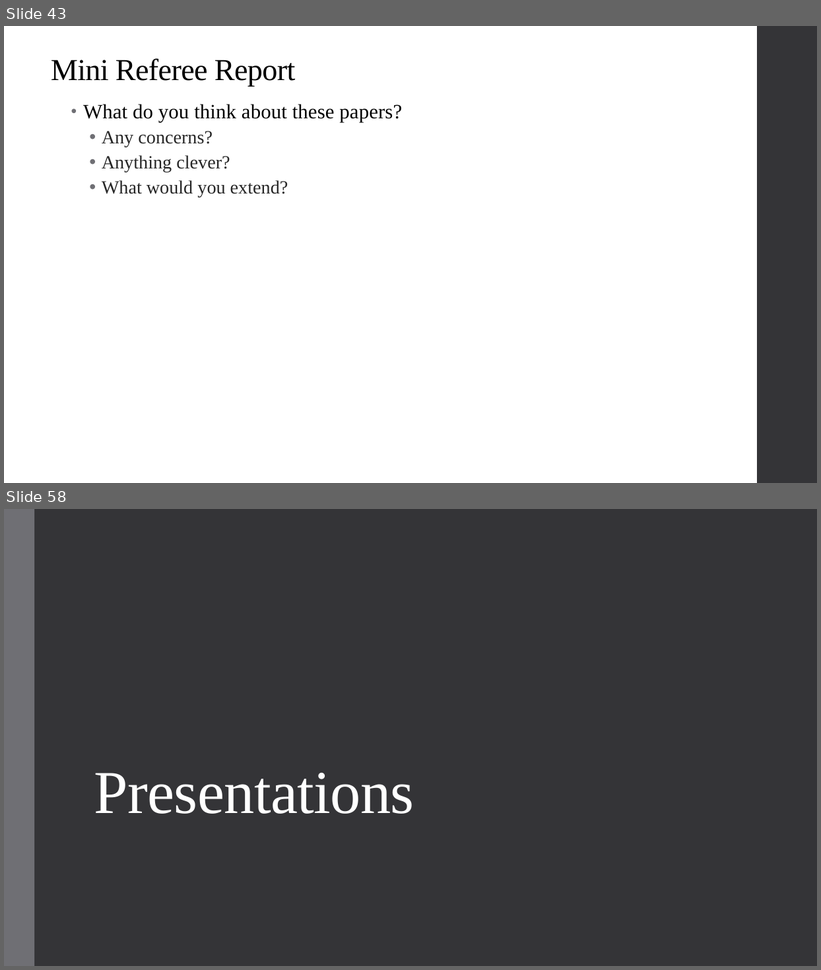
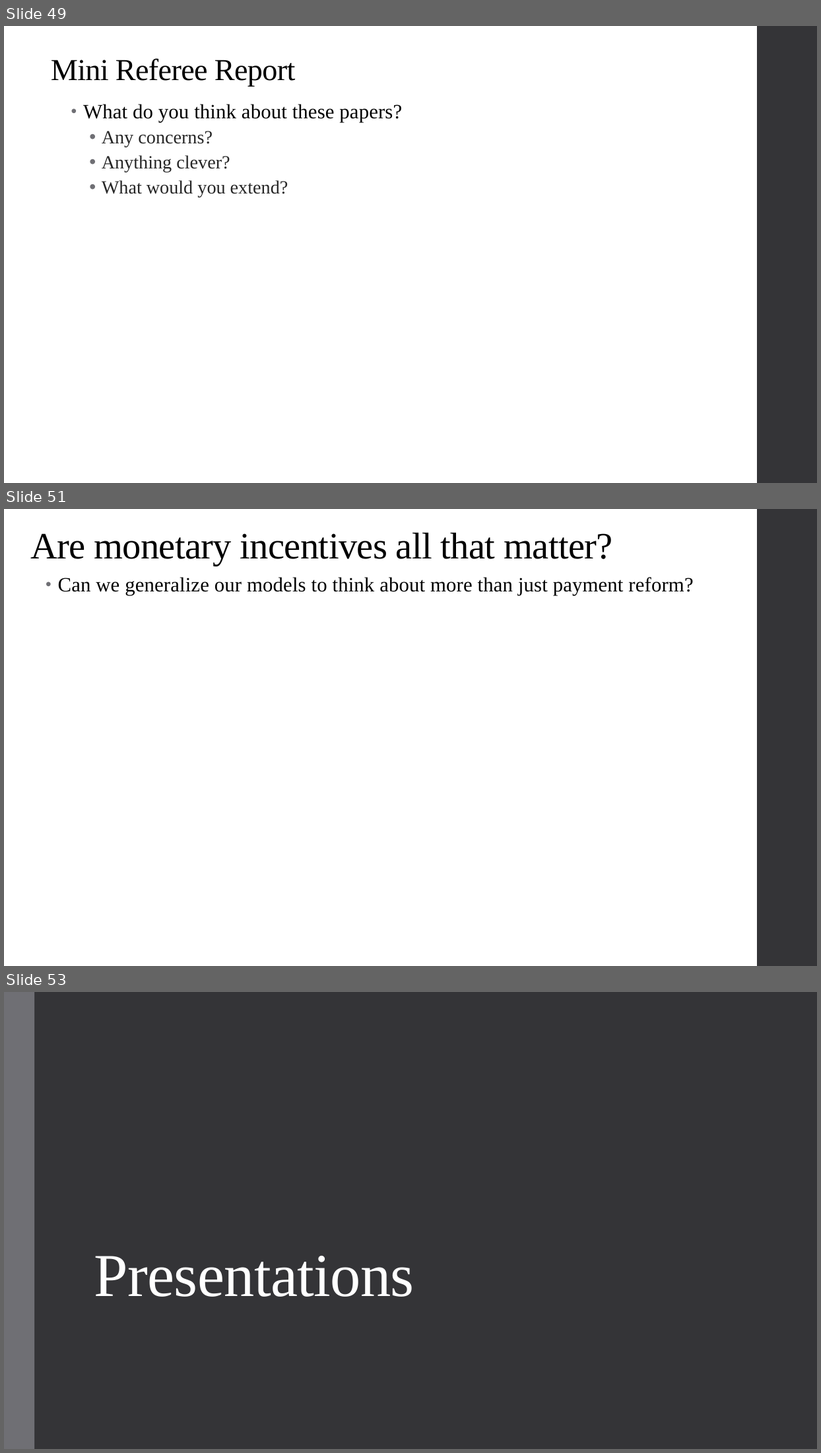
Before and after one commit to alex-hoagland/HAD6750H, a slide deck: Lecture04_ProviderPayment/L4Slides_ProviderPayment_2023W.pptx. Shown one above the other, each under a label of ours: slides 43 and 58 before the commit, slides 49, 51 and 53 after it; the slides between them are not shown. The pictures are 821x970 and 821x1453 pixels, drawn with LibreOffice and Linux fonts; fonts in the diff are those of the drawing. Boxes give left, top, right and bottom in pixels: in the first picture for what was removed or moved away, otherwise in the second. Text is boxed around its words. In the diff, an @@ line names an element or a change of style, - is before the commit and + after.

```diff
--- a/Lecture04_ProviderPayment/L4Slides_ProviderPayment_2023W.pptx
+++ b/Lecture04_ProviderPayment/L4Slides_ProviderPayment_2023W.pptx
@@ slide 51 added at bbox=[4, 509, 817, 966], background #FFFFFF; not listed: 1 template element that a slide beside it also shows @@
@@ title added at bbox=[30, 532, 613, 566], 44 pt, text #000000 @@
+Are monetary incentives all that matter?
@@ text added at bbox=[58, 577, 693, 595], 24 pt, text #000000 @@
+• Can we generalize our models to think about more than just payment reform?
@@ what was slide 43 is now slide 49 @@
@@ what was slide 58 is now slide 53 @@
```
Also in this commit, not shown: 1 slide changed, 8 other slides added, 1 other file.
